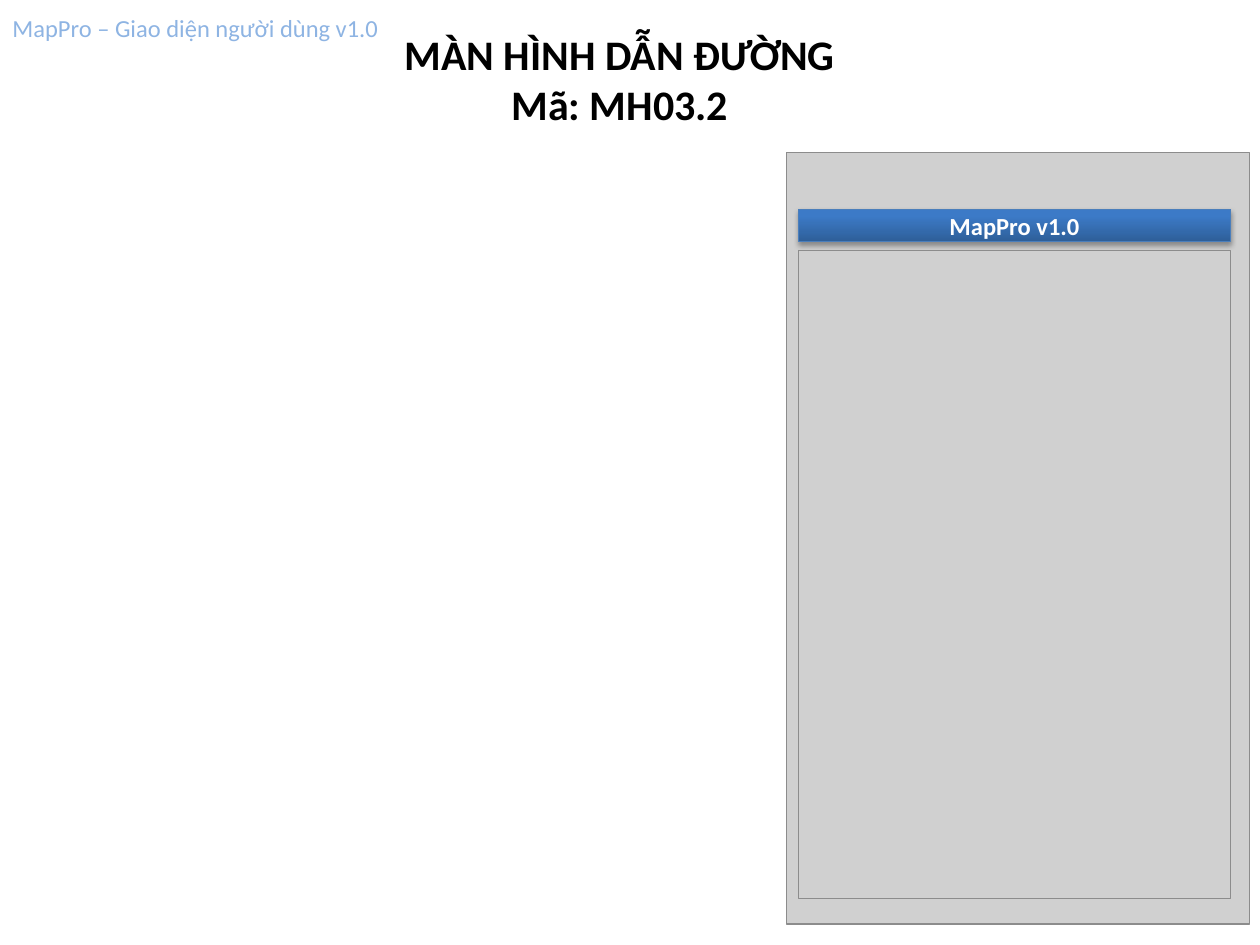
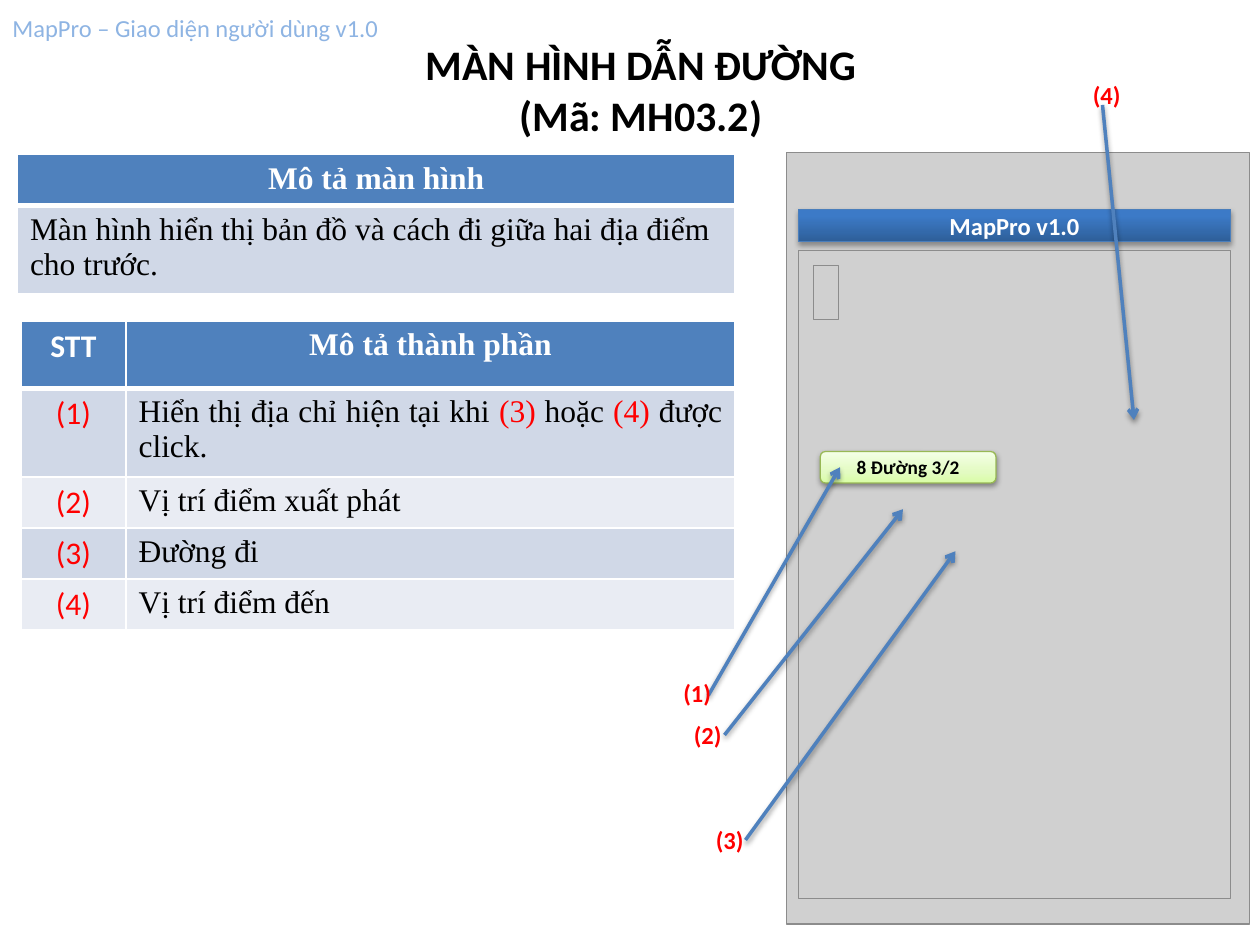
Before and after one commit to hungdien/google-map-api-and-map-on-android, a slide deck: slide 10 of Design/User Interface Design.pptx. Drawn at 1260x945 pixels with LibreOffice and Linux fonts; fonts in the diff are those of the drawing; grey boxes stand for pictures. Boxes give left, top, right and bottom in pixels: in the first picture for what was removed or moved away, otherwise in the second. Text is boxed around its words. In the diff, an @@ line names an element or a change of style, - is before the commit and + after.

```diff
--- a/Design/User Interface Design.pptx
+++ b/Design/User Interface Design.pptx
@@ text "MÀN HÌNH DẪN ĐƯỜNG": place and size @@
-text "MÀN HÌNH DẪN ĐƯỜNG" at <box>405,35,835,121</box>
+text "MÀN HÌNH DẪN ĐƯỜNG" at <box>426,46,856,137</box>
@@ text added at <box>1093,86,1121,110</box>, 14 pt, text #FF0000, bold @@
+(4)
@@ text at <box>519,100,762,137</box>: text changed @@
-Mã: MH03.2
+(Mã: MH03.2)
@@ arrow added from (1102, 105) to (1134, 420), #4F81BD 2 pt @@
@@ table added at <box>18,155,736,295</box>, 2 rows, 1 columns @@
+Mô tả màn hình
+Màn hình hiển thị bản đồ và cách đi giữa hai địa điểm cho trước.
@@ picture added at <box>814,266,839,320</box> @@
@@ table added at <box>21,321,735,630</box>, 5 rows, 2 columns @@
+STT | Mô tả thành phần
+(1) | Hiển thị địa chỉ hiện tại khi (3) hoặc (4) được click.
+(2) | Vị trí điểm xuất phát
+(3) | Đường đi
+(4) | Vị trí điểm đến
@@ arrow added from (708, 696) to (840, 467), #4F81BD 2 pt @@
@@ rounded rectangle added at <box>820,451,995,483</box>, fill gradient #DAFDA7 to #E4FCC2 to #F5FFE7, outline #98B955 0.75 pt, 11 pt, text #000000, bold @@
+8 Đường 3/2
@@ arrow added from (724, 735) to (903, 509), #4F81BD 2 pt @@
@@ arrow added from (746, 840) to (955, 552), #4F81BD 2 pt @@
@@ text added at <box>683,684,711,706</box>, 14 pt, text #FF0000, bold @@
+(1)
@@ text added at <box>694,726,722,748</box>, 14 pt, text #FF0000, bold @@
+(2)
@@ text added at <box>716,831,744,853</box>, 14 pt, text #FF0000, bold @@
+(3)
```
Also in this commit, not shown: 7 other slides changed, 1 slide added.
